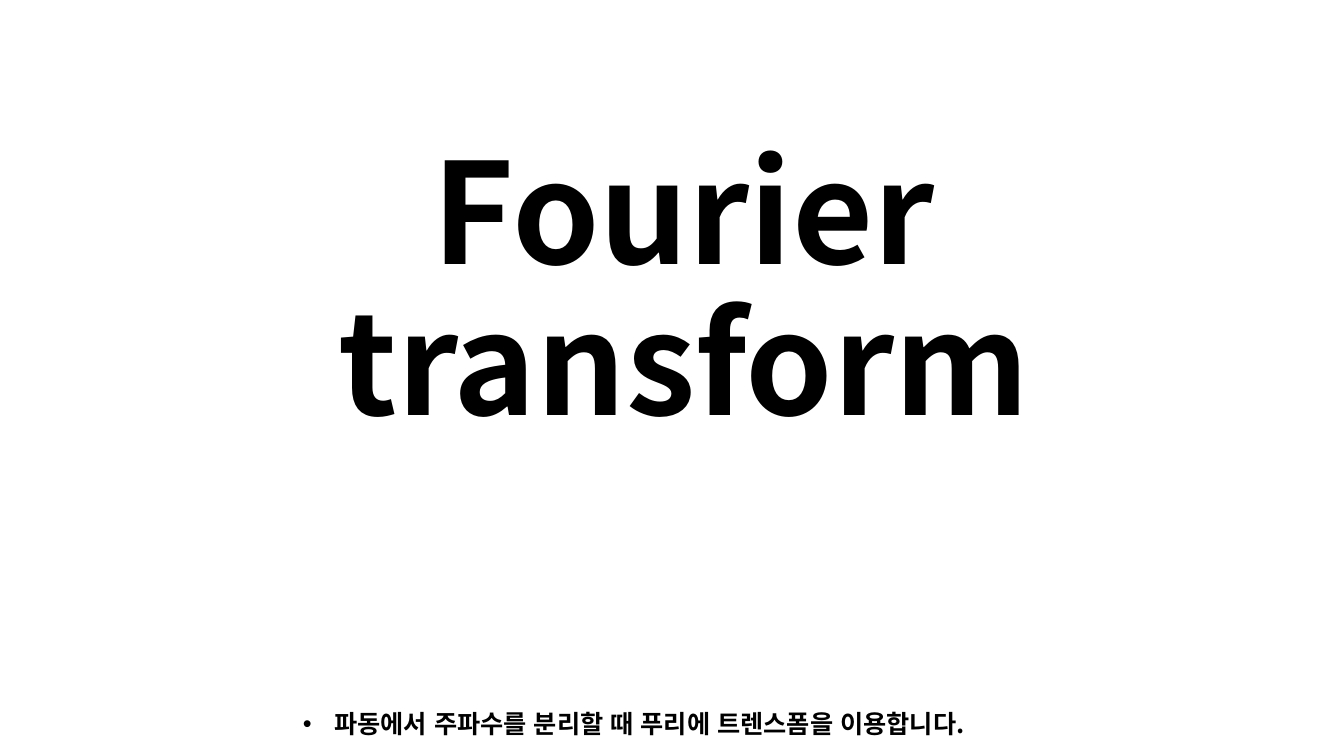
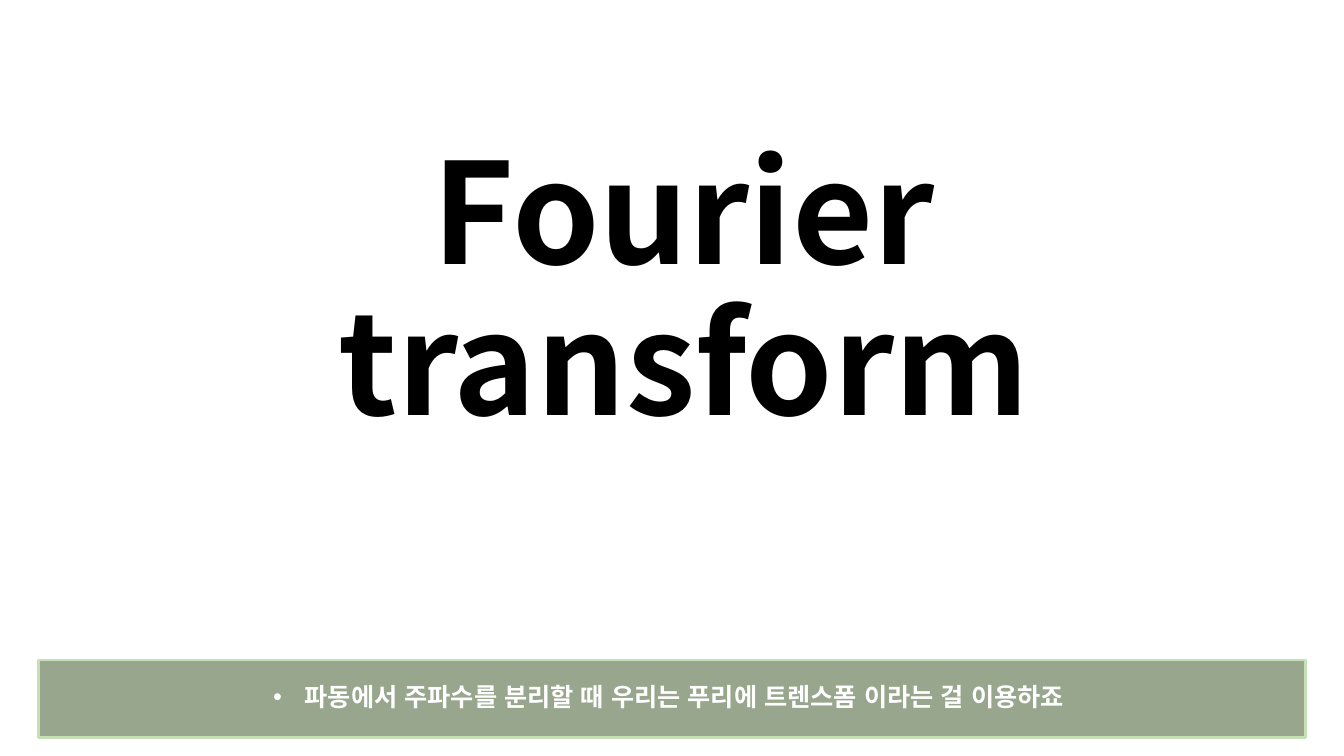
Before and after one commit to kookmin-sw/2018-cap1-14, a slide deck: slide 16 of doc/reports/캡스톤 1차 발표 자료.pptx (slide 14 before the commit). Drawn at 1344x756 pixels with LibreOffice and Linux fonts; fonts in the diff are those of the drawing. Boxes give left, top, right and bottom in pixels: in the first picture for what was removed or moved away, otherwise in the second. Text is boxed around its words. In the diff, an @@ line names an element or a change of style, - is before the commit and + after.

```diff
--- a/doc/reports/캡스톤 1차 발표 자료.pptx
+++ b/doc/reports/캡스톤 1차 발표 자료.pptx
@@ rectangle "파동에서 주파수를 분리할 때 우리는 ...": place and size @@
-rectangle "파동에서 주파수를 분리할 때 우리는 ..." at [334, 711, 964, 736]
+rectangle "파동에서 주파수를 분리할 때 우리는 ..." at [38, 660, 1306, 738]
@@ rectangle "파동에서 주파수를 분리할 때 우리는 ..." at [38, 660, 1306, 738]: vertical alignment top to middle; fill none to #385723 at 52% opacity; outline none to #C5E0B4 2 pt @@
@@ text in rectangle at [305, 685, 1064, 708]: text changed; text colour #000000 to #FFFFFF @@
-• 파동에서 주파수를 분리할 때 푸리에 트렌스폼을 이용합니다.
+• 파동에서 주파수를 분리할 때 우리는 푸리에 트렌스폼 이라는 걸 이용하죠
```
Also in this commit, not shown: 17 other slides changed, 5 slides added, 2 slides removed, 6 other files.
